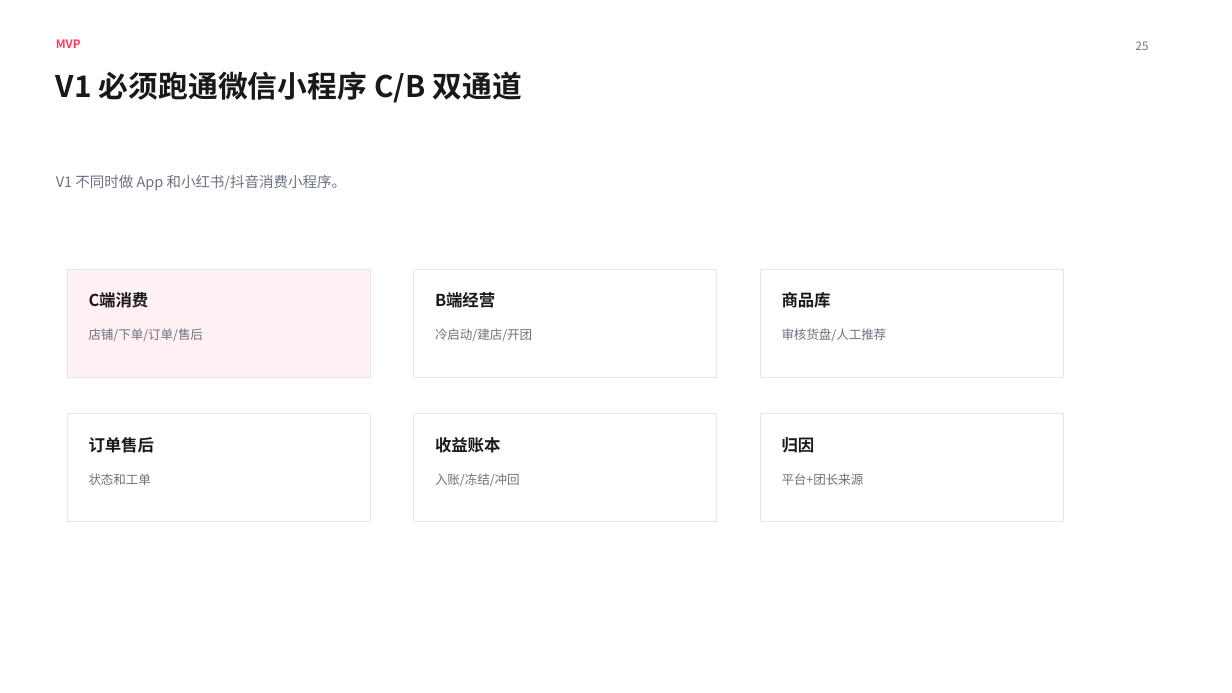
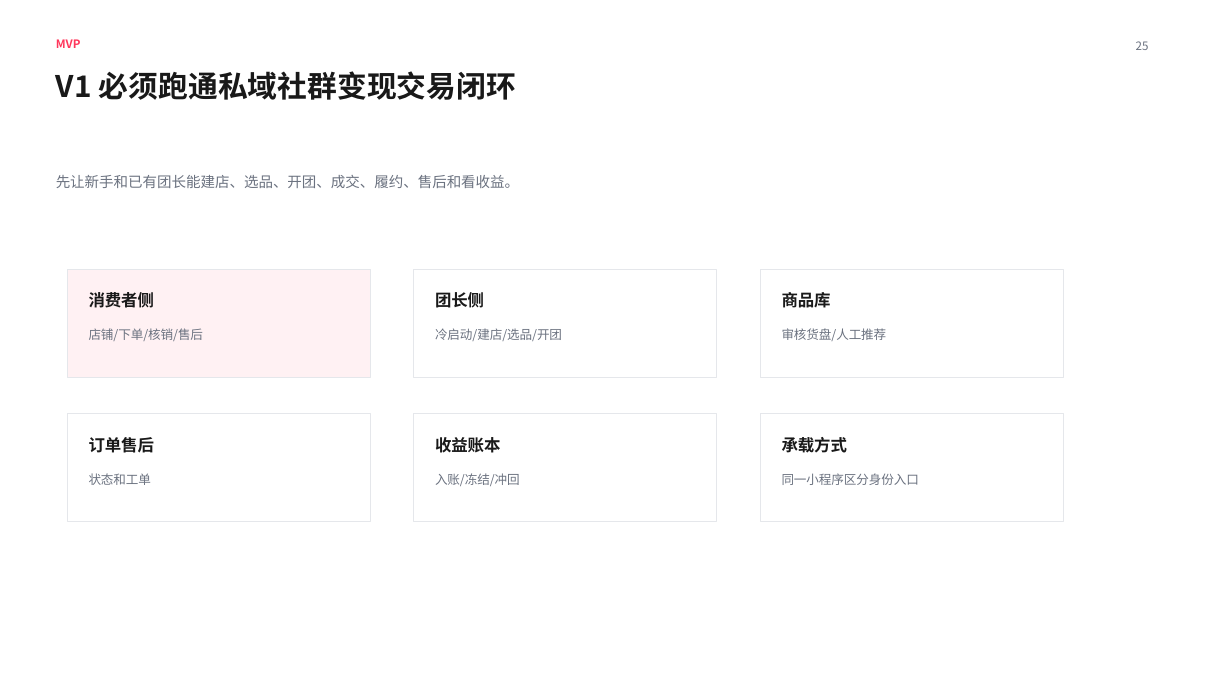
Before and after one commit to 1457513127/codex, a slide deck: slide 25 of 02-项目会/和趣社群店铺三场景产品蓝图同步会.pptx. Drawn at 1232x693 pixels with LibreOffice and Linux fonts; fonts in the diff are those of the drawing. Boxes give left, top, right and bottom in pixels: in the first picture for what was removed or moved away, otherwise in the second. Text is boxed around its words. In the diff, an @@ line names an element or a change of style, - is before the commit and + after.

Commit message:
收敛私域社群变现标题并扩充活动货盘

```diff
--- a/02-项目会/和趣社群店铺三场景产品蓝图同步会.pptx
+++ b/02-项目会/和趣社群店铺三场景产品蓝图同步会.pptx
@@ text at bbox=[56, 71, 516, 100]: text changed @@
-V1 必须跑通微信小程序 C/B 双通道
+V1 必须跑通私域社群变现交易闭环
@@ text at bbox=[56, 175, 519, 188]: text changed @@
-V1 不同时做 App 和小红书/抖音消费小程序。
+先让新手和已有团长能建店、选品、开团、成交、履约、售后和看收益。
@@ text at bbox=[89, 292, 154, 308]: text changed @@
-C端消费
+消费者侧
@@ text at bbox=[435, 292, 484, 308]: text changed @@
-B端经营
+团长侧
@@ text at bbox=[89, 328, 204, 341]: text changed @@
-店铺/下单/订单/售后
+店铺/下单/核销/售后
@@ text at bbox=[435, 328, 562, 341]: text changed @@
-冷启动/建店/开团
+冷启动/建店/选品/开团
@@ text at bbox=[782, 437, 847, 453]: text changed @@
-归因
+承载方式
@@ text at bbox=[782, 473, 919, 485]: text changed @@
-平台+团长来源
+同一小程序区分身份入口
```
Also in this commit, not shown: 14 other slides changed, 6 other files.
